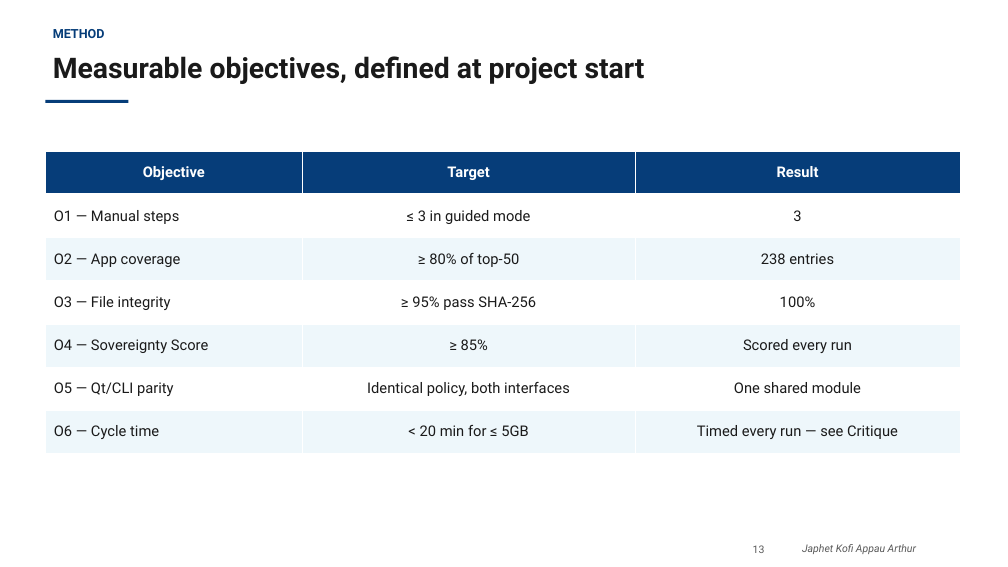
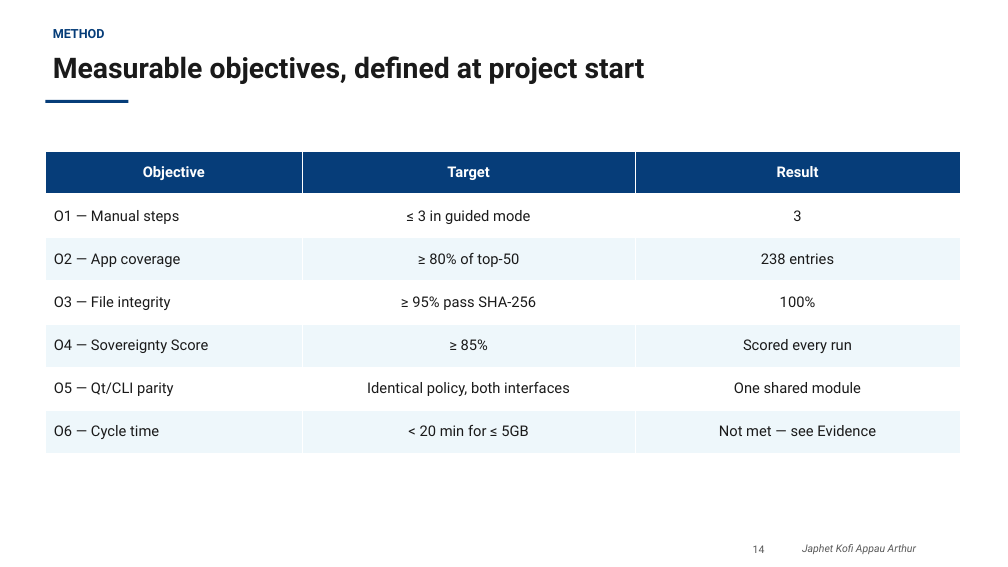
Before and after one commit to PenCoder/full-auto-migration, a slide deck: slide 14 of docs/presentation/Migration_Wizard_Praktikum_Presentation.pptx (slide 13 before the commit). Drawn at 1008x567 pixels with LibreOffice and Linux fonts; fonts in the diff are those of the drawing; background and template pictures are left out. Boxes give left, top, right and bottom in pixels: in the first picture for what was removed or moved away, otherwise in the second. Text is boxed around its words. In the diff, an @@ line names an element or a change of style, - is before the commit and + after.

Commit message:
Fix broken cross-reference: O6 result pointed to the removed Critique section
The objectives table still said "see Critique" after that section was
removed from the deck entirely. Now reads "Not met — see Evidence",
matching where the finding actually lives (the "Two things that didn't
hold up" slide) and stating the result plainly instead of only via a
pointer.

```diff
--- a/docs/presentation/Migration_Wizard_Praktikum_Presentation.pptx
+++ b/docs/presentation/Migration_Wizard_Praktikum_Presentation.pptx
@@ table at (x1=45, y1=151, x2=960, y2=454) @@
-row 7, column 3: Timed every run — see Critique
+row 7, column 3: Not met — see Evidence
@@ page number at (x1=753, y1=545, x2=765, y2=553): text changed @@
-13
+14
```
Also in this commit, not shown: 3 other slides changed, 1 slide added.
